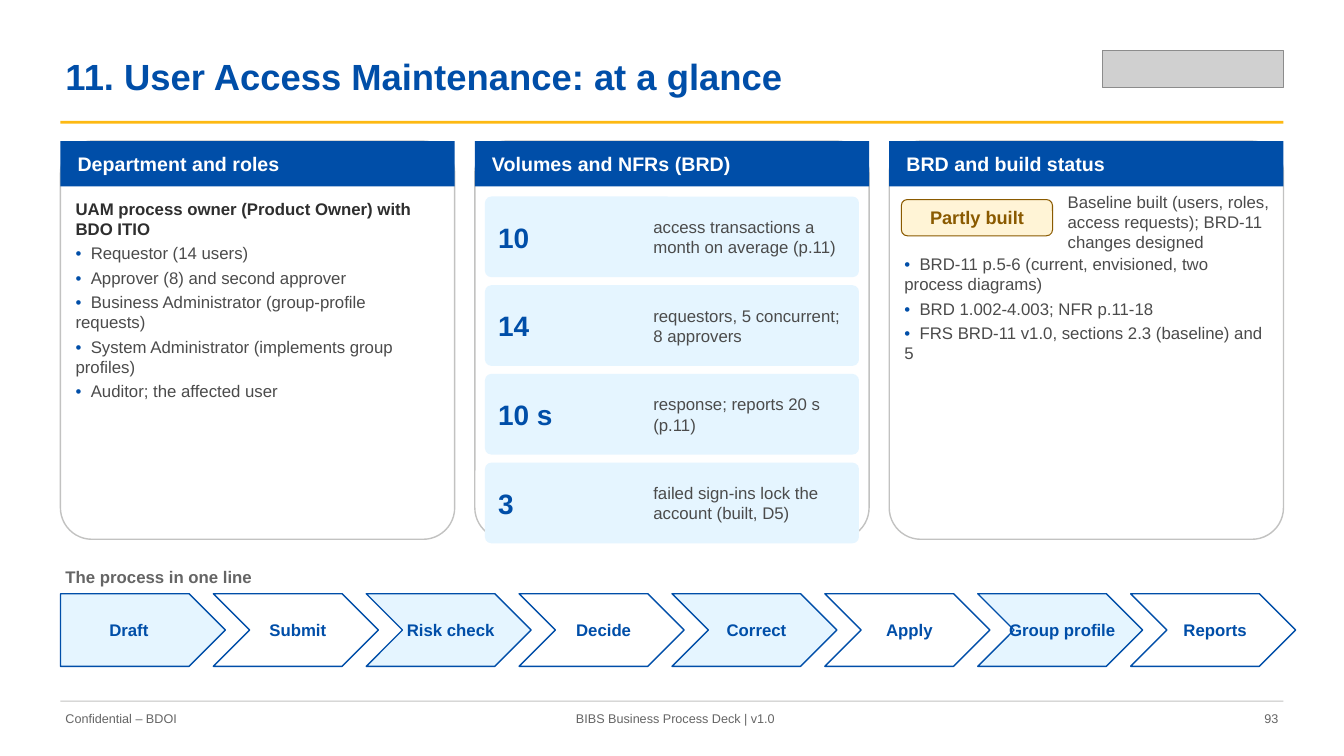
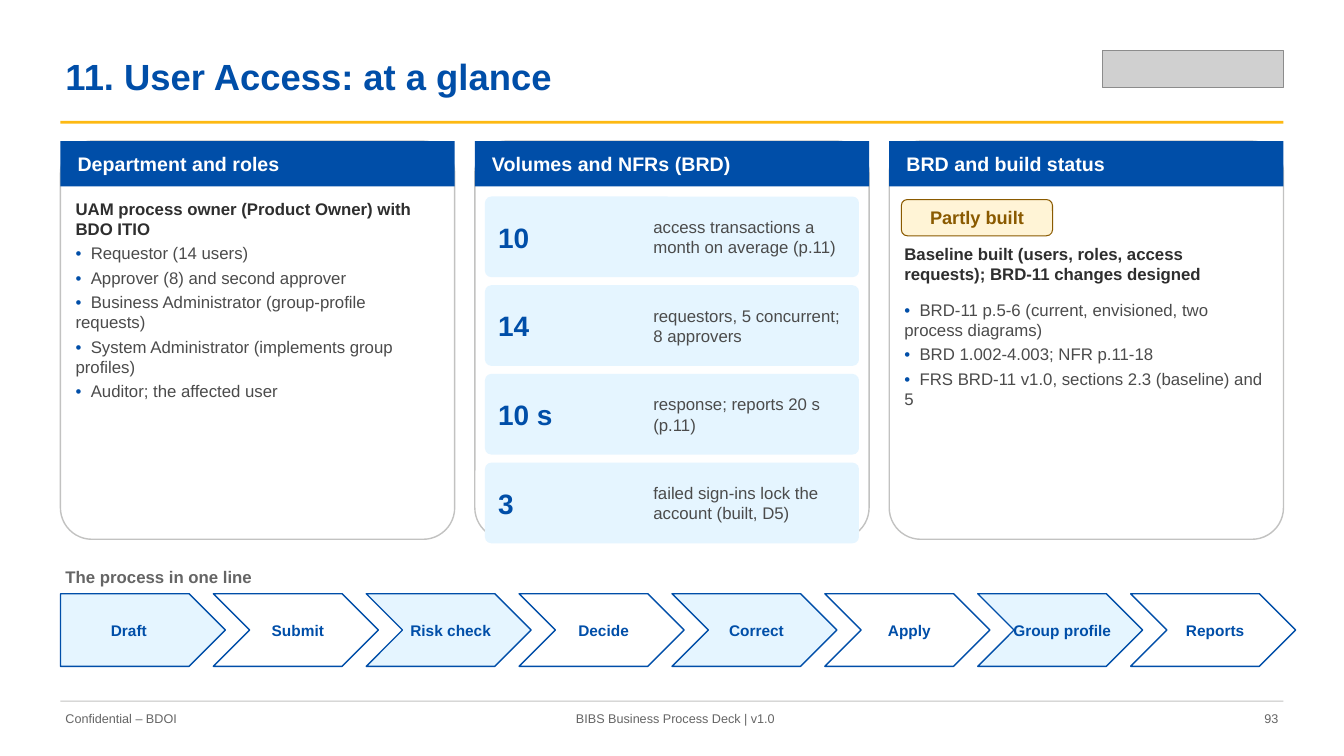
Before and after one commit to IortaTexhNXT-DEV/FinVerse, a slide deck: slide 93 of docs/deliverables/out/Decks/BIBS_Deck_BRD-00_Business_Process_AsIs_Envisioned_BestPractice_v1.0.pptx. Drawn at 1344x756 pixels with LibreOffice and Linux fonts; fonts in the diff are those of the drawing; grey boxes stand for pictures. Boxes give left, top, right and bottom in pixels: in the first picture for what was removed or moved away, otherwise in the second. Text is boxed around its words. In the diff, an @@ line names an element or a change of style, - is before the commit and + after.

```diff
--- a/docs/deliverables/out/Decks/BIBS_Deck_BRD-00_Business_Process_AsIs_Envisioned_BestPractice_v1.0.pptx
+++ b/docs/deliverables/out/Decks/BIBS_Deck_BRD-00_Business_Process_AsIs_Envisioned_BestPractice_v1.0.pptx
@@ text at (65, 63, 551, 97): text changed @@
-11. User Access Maintenance: at a glance
+11. User Access: at a glance
@@ text "Baseline built (users, roles, access ...": place and size @@
-text "Baseline built (users, roles, access ..." at (1068, 196, 1269, 252)
+text "Baseline built (users, roles, access ..." at (904, 248, 1201, 284)
@@ text "Baseline built (users, roles, access ..." at (904, 248, 1201, 284): text colour #4B4B4B to #2E2E2E, bold on; vertical alignment middle to top @@
@@ text "• BRD-11 p.5-6 (current, envisioned, ...": place and size @@
-text "• BRD-11 p.5-6 (current, envisioned, ..." at (904, 258, 1262, 359)
+text "• BRD-11 p.5-6 (current, envisioned, ..." at (904, 304, 1262, 405)
@@ size 12 to 11 pt in 8 elements at (111, 625, 147, 636), (272, 625, 324, 636), (410, 625, 491, 636), (578, 625, 629, 636), (729, 625, 784, 636), (888, 625, 931, 639), (1013, 625, 1111, 639), (1186, 625, 1244, 639) @@
```
Also in this commit, not shown: 39 other slides changed, 11 other files.
